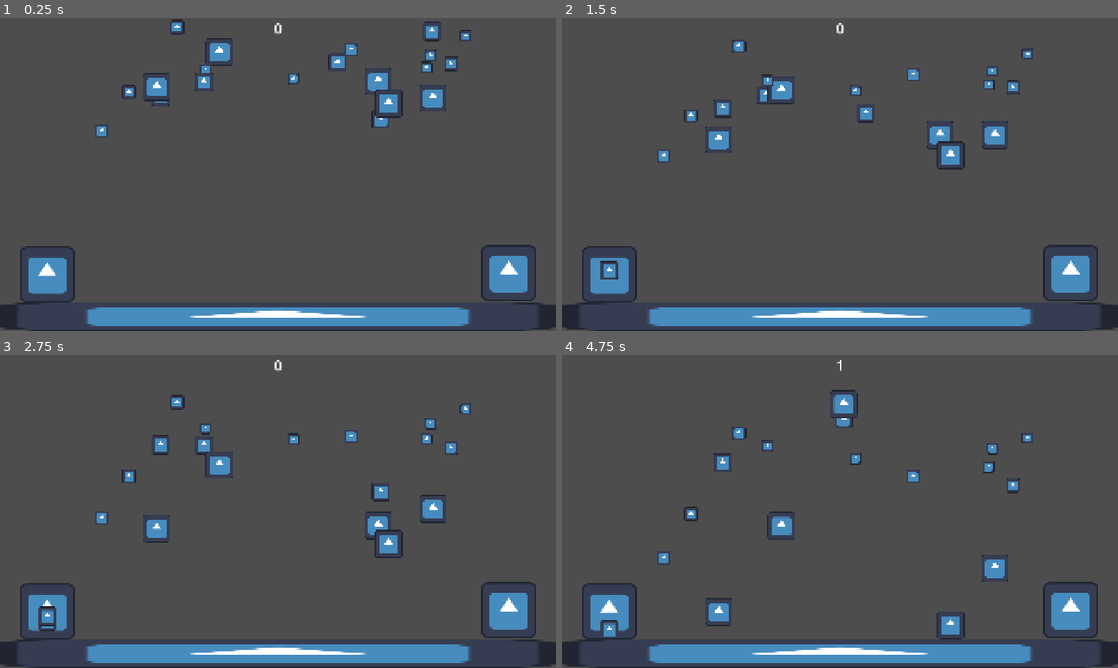
Above: before the commit, frames 1-4 (two rows, left to right).
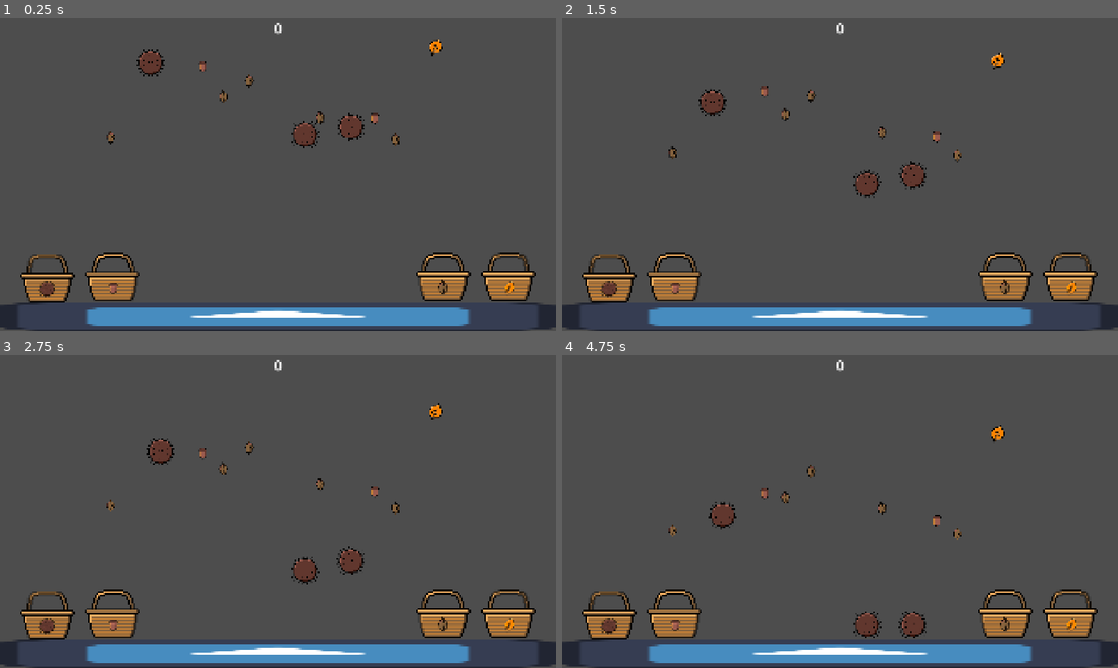
Above: after the commit, the same moments.

Repository: Chrisieee/cozy-fall-jam-game
Game: Godot game, scene res://scenes/level_1.tscn
The game is run twice, just before and just after one commit, with the same random seed, the same clock (stepped at 60 frames per second) and the same inputs. The engine's default icon, where the game draws it, is replaced by a stand-in: a white triangle on a blue panel in a dark square.
Inputs (mouse positions are in pixels of both pictures, inside the frame that each line leads up to):
- Up to frame 1 (0.25 s): no input
- Up to frame 2 (1.5 s): drag from (901, 64) to (606, 274) at 0.52 s; drag from (995, 46) to (606, 274) at 1.27 s
- Up to frame 3 (2.75 s): move the mouse to (161, 448) at 2.02 s; click (161, 448) at 2.17 s
- Up to frame 4 (4.75 s): drag from (767, 445) to (1073, 608) at 2.77 s; drag from (945, 502) to (845, 417) at 3.52 s; drag from (940, 589) to (845, 417) at 4.27 s

The runs differ from the first frame. In frame 1, 8.1% of the frame differs, in the area x 3-97%, y 0-91%; in frame 2, 7.8%; in frame 3, 7.9%; in frame 4, 8.1%.

Commit message:
Added artwork for the baskets and falling objects

Diff:
--- a/falling-objects/acorn/acorn.tscn
+++ b/falling-objects/acorn/acorn.tscn
@@ -1,13 +1,13 @@
 [gd_scene format=3 uid="uid://3wyxu22bdigq"]
 
 [ext_resource type="Script" uid="uid://b8iqeieud8645" path="res://falling-objects/fallingObject.gd" id="1_01wmf"]
-[ext_resource type="Texture2D" uid="uid://cu3kun5ea0v3" path="res://icon.svg" id="1_nseml"]
+[ext_resource type="Texture2D" uid="uid://bcwg7v7weaybf" path="res://falling-objects/acorn/acorn.png" id="2_01wmf"]
 
 [sub_resource type="RectangleShape2D" id="RectangleShape2D_01wmf"]
-size = Vector2(63.75, 63.75)
+size = Vector2(40.666664, 58.541668)
 
 [sub_resource type="RectangleShape2D" id="RectangleShape2D_5o0nx"]
-size = Vector2(64, 64)
+size = Vector2(40, 58.666668)
 
 [node name="acorn" type="CharacterBody2D" unique_id=930470000]
 scale = Vector2(0.75, 0.75)
@@ -17,17 +17,17 @@
 maxDropSpeed = 70
 objectType = "acorn"
 
-[node name="Sprite2D" type="Sprite2D" parent="." unique_id=1391553363]
-position = Vector2(0, -32)
-scale = Vector2(0.5, 0.5)
-texture = ExtResource("1_nseml")
-
 [node name="CollisionShape2D" type="CollisionShape2D" parent="." unique_id=342388406]
-position = Vector2(-0.125, -32.125)
+position = Vector2(-0.33333272, -29.395834)
 shape = SubResource("RectangleShape2D_01wmf")
 
 [node name="mouseArea" type="Area2D" parent="." unique_id=769858499]
 
 [node name="CollisionShape2D" type="CollisionShape2D" parent="mouseArea" unique_id=403661209]
-position = Vector2(0, -32)
+position = Vector2(0, -29.333334)
 shape = SubResource("RectangleShape2D_5o0nx")
+
+[node name="Sprite2D" type="Sprite2D" parent="." unique_id=1391553363]
+position = Vector2(9.536743e-07, -32)
+scale = Vector2(0.8366014, 0.8366013)
+texture = ExtResource("2_01wmf")
--- a/falling-objects/beechNuts/beechNuts.tscn
+++ b/falling-objects/beechNuts/beechNuts.tscn
@@ -1,33 +1,33 @@
 [gd_scene format=3 uid="uid://c1j4lo4tkhjee"]
 
 [ext_resource type="Script" uid="uid://b8iqeieud8645" path="res://falling-objects/fallingObject.gd" id="1_eaum0"]
-[ext_resource type="Texture2D" uid="uid://cu3kun5ea0v3" path="res://icon.svg" id="2_4wi8k"]
+[ext_resource type="Texture2D" uid="uid://oohybbvqcmv6" path="res://falling-objects/beechNuts/beechnut.png" id="2_4wi8k"]
 
 [sub_resource type="RectangleShape2D" id="RectangleShape2D_rpnf7"]
-size = Vector2(63.75, 63.75)
+size = Vector2(43.333332, 63.75)
 
 [sub_resource type="RectangleShape2D" id="RectangleShape2D_oomek"]
-size = Vector2(64, 64)
+size = Vector2(43.333332, 64)
 
 [node name="beechNuts" type="CharacterBody2D" unique_id=1726671439]
-scale = Vector2(0.6, 0.6)
+scale = Vector2(0.75, 0.75)
 collision_layer = 2
 script = ExtResource("1_eaum0")
 minDropSpeed = 30
 maxDropSpeed = 50
 objectType = "beechnut"
 
-[node name="Sprite2D" type="Sprite2D" parent="." unique_id=2010269504]
-position = Vector2(0, -32)
-scale = Vector2(0.5, 0.5)
-texture = ExtResource("2_4wi8k")
-
 [node name="CollisionShape2D" type="CollisionShape2D" parent="." unique_id=156653235]
-position = Vector2(-0.125, -32.125)
+position = Vector2(-1.1920929e-06, -32.125)
 shape = SubResource("RectangleShape2D_rpnf7")
 
 [node name="mouseArea" type="Area2D" parent="." unique_id=1644563795]
 
 [node name="CollisionShape2D" type="CollisionShape2D" parent="mouseArea" unique_id=1716731654]
-position = Vector2(0, -32)
+position = Vector2(-1.1920929e-06, -32)
 shape = SubResource("RectangleShape2D_oomek")
+
+[node name="Sprite2D" type="Sprite2D" parent="." unique_id=2010269504]
+position = Vector2(-9.536743e-07, -32)
+scale = Vector2(0.86419755, 0.8641974)
+texture = ExtResource("2_4wi8k")
--- a/falling-objects/chestnuts/chestnut.tscn
+++ b/falling-objects/chestnuts/chestnut.tscn
@@ -1,7 +1,7 @@
 [gd_scene format=3 uid="uid://qcvmyg6ipty7"]
 
 [ext_resource type="Script" uid="uid://b8iqeieud8645" path="res://falling-objects/fallingObject.gd" id="1_h0x6b"]
-[ext_resource type="Texture2D" uid="uid://cu3kun5ea0v3" path="res://icon.svg" id="2_cxxd7"]
+[ext_resource type="Texture2D" uid="uid://c18w2xv153jns" path="res://falling-objects/chestnuts/chestnut.png" id="2_cxxd7"]
 
 [sub_resource type="RectangleShape2D" id="RectangleShape2D_cxxd7"]
 size = Vector2(128, 128)
@@ -17,10 +17,6 @@
 maxDropSpeed = 150
 objectType = "chestnut"
 
-[node name="Sprite2D" type="Sprite2D" parent="." unique_id=149091763]
-position = Vector2(1, -64)
-texture = ExtResource("2_cxxd7")
-
 [node name="CollisionShape2D" type="CollisionShape2D" parent="." unique_id=366626176]
 position = Vector2(1, -64)
 shape = SubResource("RectangleShape2D_cxxd7")
@@ -30,3 +26,8 @@
 [node name="CollisionShape2D" type="CollisionShape2D" parent="mouseArea" unique_id=1331449963]
 position = Vector2(1, -64.5)
 shape = SubResource("RectangleShape2D_g4v7s")
+
+[node name="Sprite2D" type="Sprite2D" parent="." unique_id=149091763]
+position = Vector2(1.3333349, -64.33334)
+scale = Vector2(1.4222224, 1.4222224)
+texture = ExtResource("2_cxxd7")
--- a/falling-objects/leaves/leave1.tscn
+++ b/falling-objects/leaves/leave1.tscn
@@ -1,13 +1,13 @@
 [gd_scene format=3 uid="uid://mxc71v8dd7k"]
 
 [ext_resource type="Script" uid="uid://b8iqeieud8645" path="res://falling-objects/fallingObject.gd" id="1_0uoic"]
-[ext_resource type="Texture2D" uid="uid://cu3kun5ea0v3" path="res://icon.svg" id="2_mnx2d"]
+[ext_resource type="Texture2D" uid="uid://berjuwfvrxv0v" path="res://falling-objects/leaves/leave.png" id="2_0uoic"]
 
 [sub_resource type="RectangleShape2D" id="RectangleShape2D_adan6"]
-size = Vector2(63.75, 63.75)
+size = Vector2(46, 61)
 
 [sub_resource type="RectangleShape2D" id="RectangleShape2D_0uoic"]
-size = Vector2(64, 64)
+size = Vector2(46, 61)
 
 [node name="leave" type="CharacterBody2D" unique_id=996179642]
 collision_layer = 2
@@ -16,17 +16,17 @@
 maxDropSpeed = 50
 objectType = "leave"
 
-[node name="Sprite2D" type="Sprite2D" parent="." unique_id=2048423784]
-position = Vector2(0, -32)
-scale = Vector2(0.5, 0.5)
-texture = ExtResource("2_mnx2d")
-
 [node name="CollisionShape2D" type="CollisionShape2D" parent="." unique_id=1435810977]
-position = Vector2(-0.125, -32.125)
+position = Vector2(0, -31.25)
 shape = SubResource("RectangleShape2D_adan6")
 
 [node name="mouseArea" type="Area2D" parent="." unique_id=1814752970]
 
 [node name="CollisionShape2D" type="CollisionShape2D" parent="mouseArea" unique_id=1140584227]
-position = Vector2(0, -32)
+position = Vector2(0, -31.25)
 shape = SubResource("RectangleShape2D_0uoic")
+
+[node name="Sprite2D" type="Sprite2D" parent="." unique_id=2048423784]
+position = Vector2(2.3841858e-06, -31.75)
+scale = Vector2(0.8333334, 0.8333334)
+texture = ExtResource("2_0uoic")
--- a/falling-objects/spawner.gd
+++ b/falling-objects/spawner.gd
@@ -10,13 +10,26 @@
 
 func _ready():
 	rng.randomize()
+	spawnNewObjects()
+
+	var timer = Timer.new()
+	timer.wait_time = 10.0
+	timer.one_shot = false
+	timer.timeout.connect(_on_timeout)
+	add_child(timer)
+	timer.start()
+
+func _on_timeout():
+	spawnNewObjects()
+
+func spawnNewObjects():
 	spawnObjects(leavesScene)
 	spawnObjects(chestnutScene)
 	spawnObjects(acornScene)
 	spawnObjects(beechNutsScene)
 
 func spawnObjects(scene):
-	for i in range(5):
+	for i in range(rng.randi_range(1, 5)):
 		var object = scene.instantiate()
 		var spawnPos = getRandomPosition()
 		addObject.call_deferred(object, spawnPos)
--- a/scenes/level_1.tscn
+++ b/scenes/level_1.tscn
@@ -3,8 +3,12 @@
 [ext_resource type="Texture2D" uid="uid://cu3kun5ea0v3" path="res://icon.svg" id="1_014kd"]
 [ext_resource type="Script" uid="uid://ca4yhyaci63oy" path="res://scenes/level_1.gd" id="1_bswci"]
 [ext_resource type="Script" uid="uid://bjfj12tkv28cm" path="res://falling-objects/spawner.gd" id="2_rus8k"]
+[ext_resource type="Texture2D" uid="uid://fuxm83k7co7x" path="res://sorting/basket-chestnut.png" id="3_2y5yt"]
 [ext_resource type="PackedScene" uid="uid://mxc71v8dd7k" path="res://falling-objects/leaves/leave1.tscn" id="3_4nkto"]
+[ext_resource type="Texture2D" uid="uid://dlj4dce6isn68" path="res://sorting/basket-leave.png" id="4_2y5yt"]
 [ext_resource type="PackedScene" uid="uid://qcvmyg6ipty7" path="res://falling-objects/chestnuts/chestnut.tscn" id="4_4nkto"]
+[ext_resource type="Texture2D" uid="uid://dr06bvns4toih" path="res://sorting/basket-acorn.png" id="5_go7sj"]
+[ext_resource type="Texture2D" uid="uid://dkojtynkxwjmx" path="res://sorting/basket-beechnut.png" id="6_7gny6"]
 [ext_resource type="PackedScene" uid="uid://b8ey6lbpwly6p" path="res://sorting/sortingBasket.tscn" id="6_fcfvj"]
 [ext_resource type="PackedScene" uid="uid://3wyxu22bdigq" path="res://falling-objects/acorn/acorn.tscn" id="6_pa8r4"]
 [ext_resource type="PackedScene" uid="uid://c1j4lo4tkhjee" path="res://falling-objects/beechNuts/beechNuts.tscn" id="7_15mv3"]
@@ -23,10 +27,22 @@
 
 [node name="sortingBasket" parent="." unique_id=716298402 instance=ExtResource("6_fcfvj")]
 position = Vector2(163, 981)
+spriteTexture = ExtResource("3_2y5yt")
 
 [node name="sortingBasket2" parent="." unique_id=1356887787 instance=ExtResource("6_fcfvj")]
 position = Vector2(1757, 976)
 type = "leave"
+spriteTexture = ExtResource("4_2y5yt")
+
+[node name="sortingBasket3" parent="." unique_id=2012773270 instance=ExtResource("6_fcfvj")]
+position = Vector2(390, 979)
+type = "acorn"
+spriteTexture = ExtResource("5_go7sj")
+
+[node name="sortingBasket4" parent="." unique_id=1633787654 instance=ExtResource("6_fcfvj")]
+position = Vector2(1530, 977)
+type = "beechnut"
+spriteTexture = ExtResource("6_7gny6")
 
 [node name="spawner" type="Node2D" parent="." unique_id=479745104 node_paths=PackedStringArray("spawnArea")]
 script = ExtResource("2_rus8k")
@@ -63,3 +79,5 @@
 
 [connection signal="addScore" from="sortingBasket" to="." method="_on_sorting_basket_add_score"]
 [connection signal="addScore" from="sortingBasket2" to="." method="_on_sorting_basket_add_score"]
+[connection signal="addScore" from="sortingBasket3" to="." method="_on_sorting_basket_add_score"]
+[connection signal="addScore" from="sortingBasket4" to="." method="_on_sorting_basket_add_score"]
--- a/sorting/sortingBasket.tscn
+++ b/sorting/sortingBasket.tscn
@@ -2,21 +2,24 @@
 
 [ext_resource type="Texture2D" uid="uid://cu3kun5ea0v3" path="res://icon.svg" id="1_fqwok"]
 [ext_resource type="Script" uid="uid://c2ensvk520e2p" path="res://sorting/sorting_basket.gd" id="1_h0oo4"]
+[ext_resource type="Texture2D" uid="uid://dhuuduff4ksky" path="res://sorting/basket1.png" id="3_e4doq"]
 
 [sub_resource type="RectangleShape2D" id="RectangleShape2D_h0oo4"]
-size = Vector2(128, 128)
+size = Vector2(105.66667, 57.000004)
 
 [node name="sortingBasket" type="Area2D" unique_id=716298402]
+scale = Vector2(1.2, 1.2)
 collision_mask = 2
 script = ExtResource("1_h0oo4")
 type = "chestnut"
 spriteTexture = ExtResource("1_fqwok")
 
 [node name="Sprite2D" type="Sprite2D" parent="." unique_id=941234154]
-position = Vector2(0, -96)
+position = Vector2(0, -70)
 scale = Vector2(1.5, 1.5)
+texture = ExtResource("3_e4doq")
 
 [node name="CollisionShape2D" type="CollisionShape2D" parent="." unique_id=1428591980]
-position = Vector2(0, -96)
+position = Vector2(-0.24999905, -43.25)
 scale = Vector2(1.5, 1.5)
 shape = SubResource("RectangleShape2D_h0oo4")
Binary file added: falling-objects/acorn/acorn.png
Not shown, added: falling-objects/acorn/acorn.png.import
Binary file added: falling-objects/beechNuts/beechnut.png
Not shown, added: falling-objects/beechNuts/beechnut.png.import
Binary file added: falling-objects/chestnuts/chestnut.png
Not shown, added: falling-objects/chestnuts/chestnut.png.import
Binary file added: falling-objects/leaves/leave.png
Not shown, added: falling-objects/leaves/leave.png.import
Binary file added: sorting/basket-acorn.png
Not shown, added: sorting/basket-acorn.png.import
Binary file added: sorting/basket-beechnut.png
Not shown, added: sorting/basket-beechnut.png.import
(and 8 more such lines)
